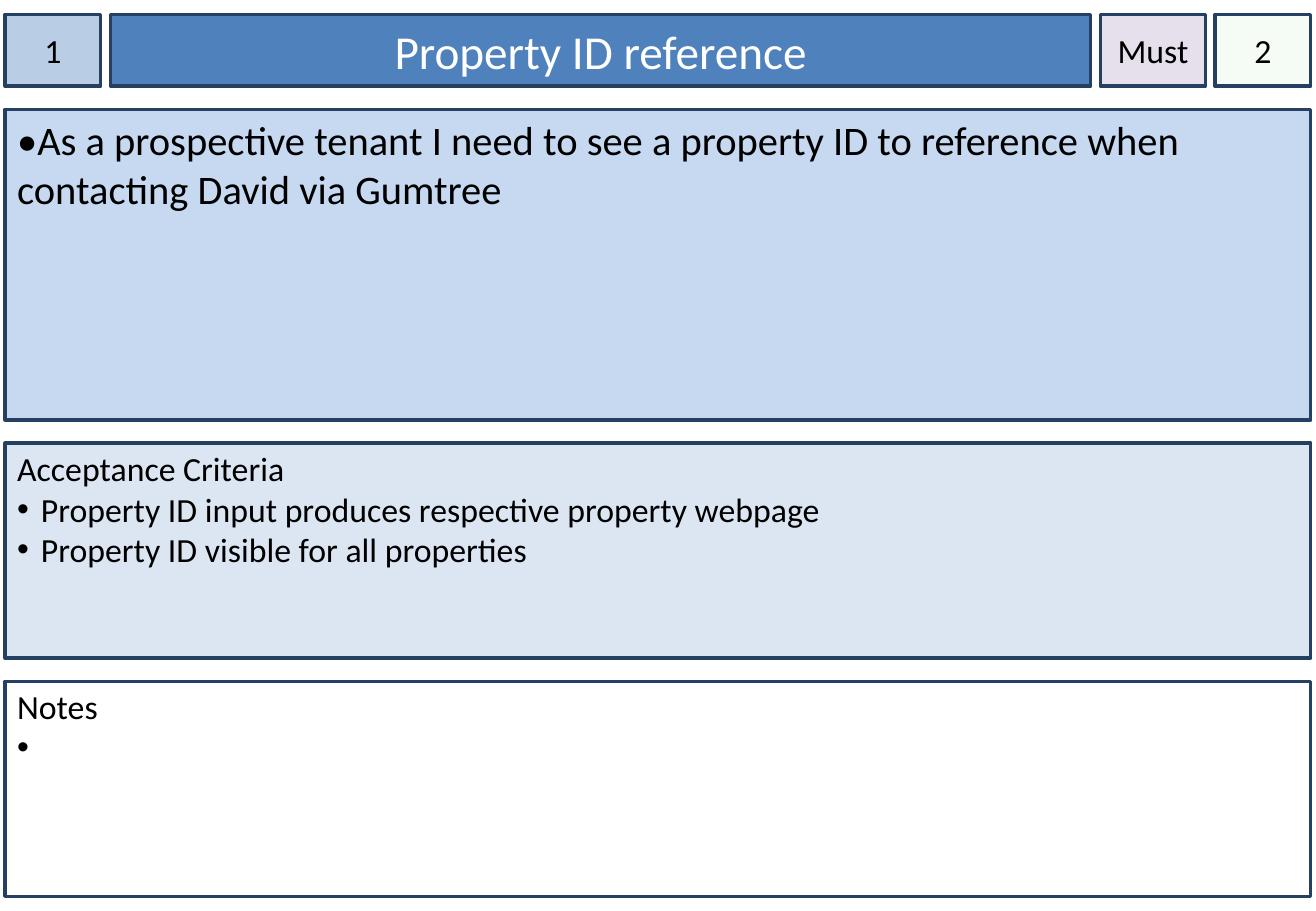
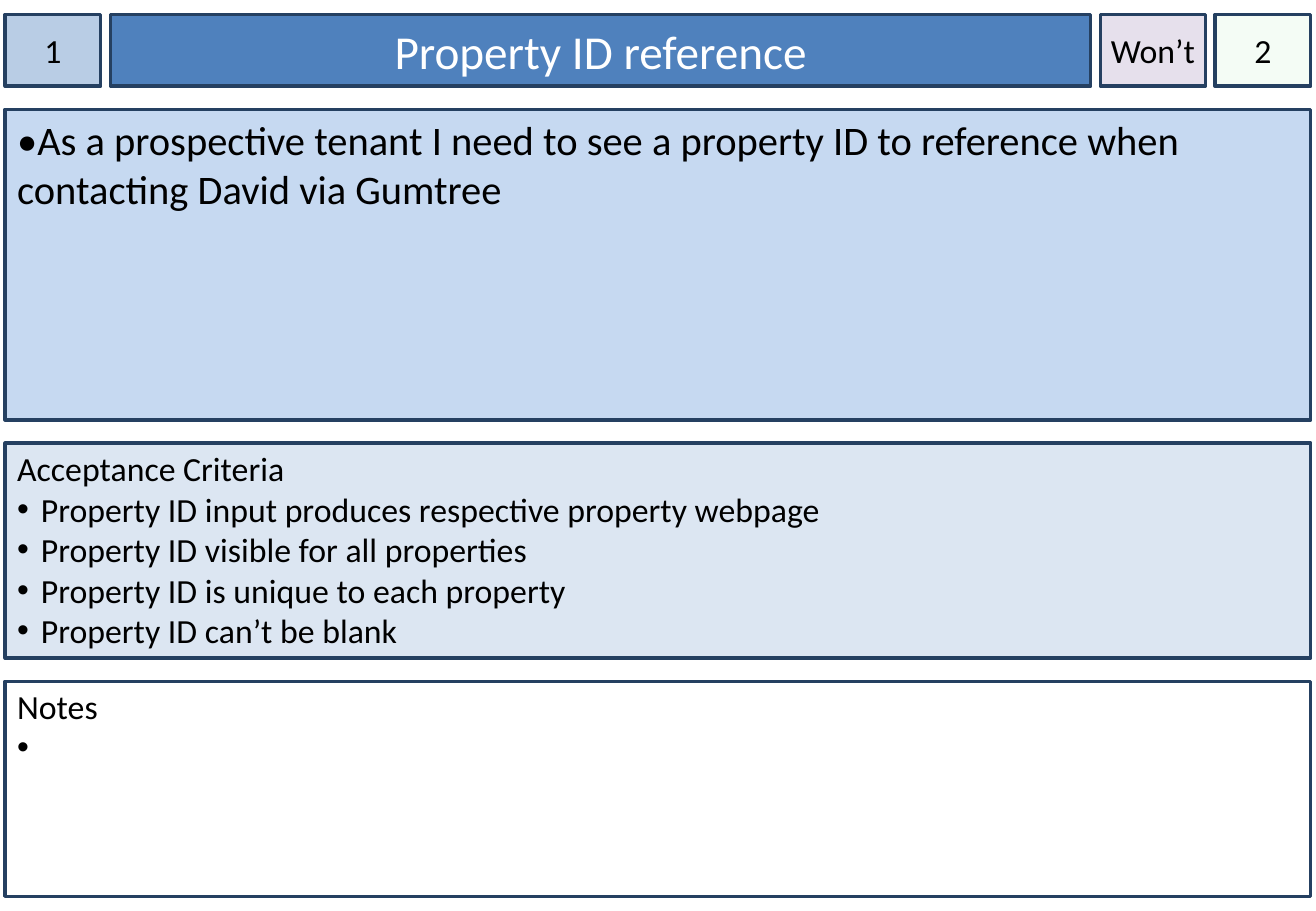
Before and after one commit to mdeclosey/IFB299, a slide deck: slide 2 of Documentation/Story Cards.pptx. Drawn at 1316x911 pixels with LibreOffice and Linux fonts; fonts in the diff are those of the drawing. Boxes give left, top, right and bottom in pixels: in the first picture for what was removed or moved away, otherwise in the second. Text is boxed around its words. In the diff, an @@ line names an element or a change of style, - is before the commit and + after.

```diff
--- a/Documentation/Story Cards.pptx
+++ b/Documentation/Story Cards.pptx
@@ text in rectangle at (1111, 39, 1195, 64): text changed @@
-Must
+Won’t
@@ text in rectangle at (41, 579, 566, 649): paragraphs added @@
+• Property ID is unique to each property
+• Property ID can’t be blank
```
Also in this commit, not shown: 16 other slides changed, 1 slide removed, 1 other file.
